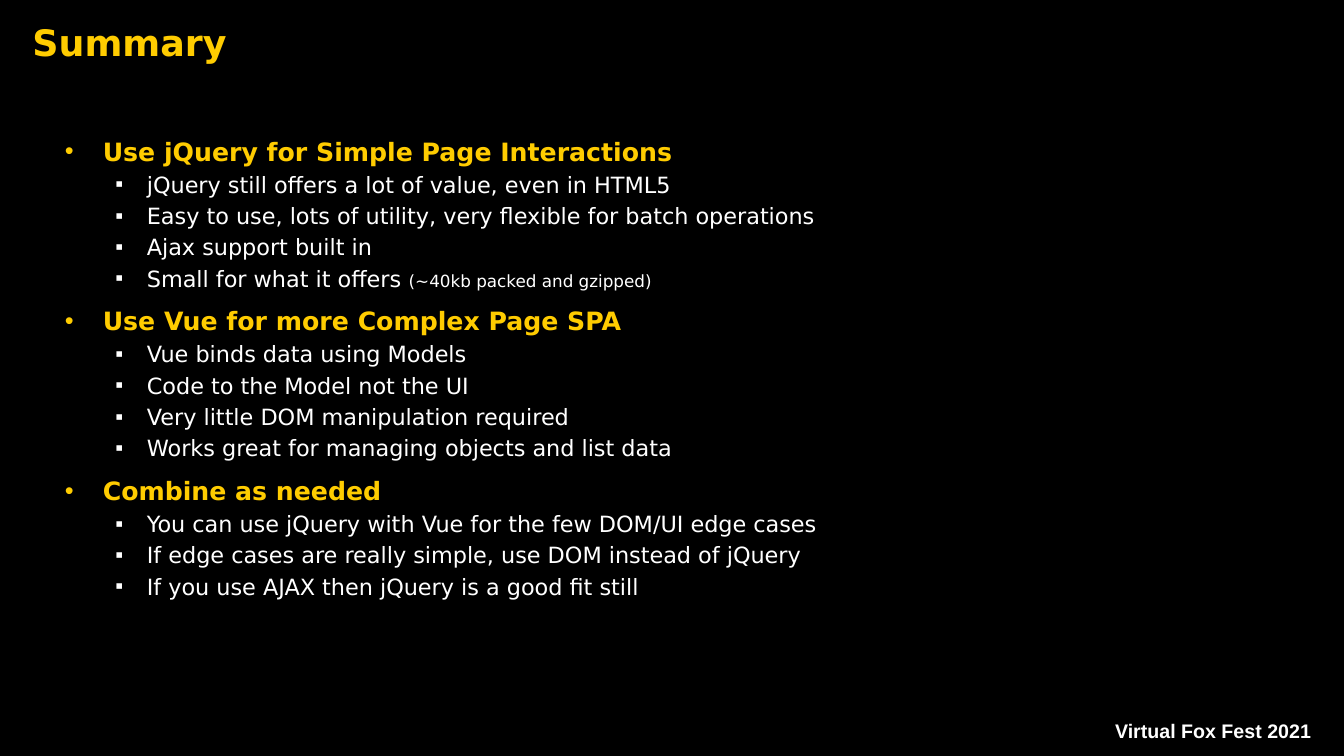
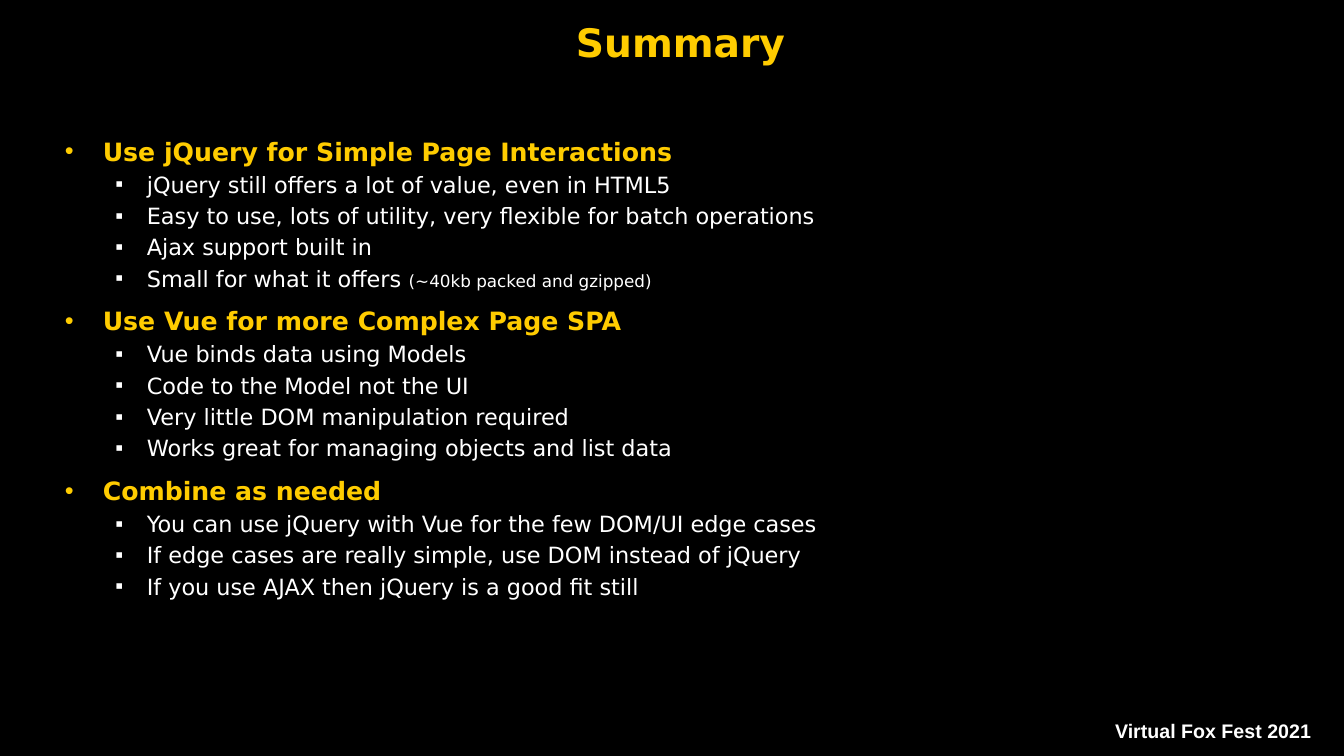
Before and after one commit to RickStrahl/VirtualFoxFest2021-FoxProRest, a slide deck: slide 9 of Documents/Strahl_FoxProREST.pptx (slide 2 before the commit). Drawn at 1344x756 pixels with LibreOffice and Linux fonts; fonts in the diff are those of the drawing; background and template pictures are left out. Boxes give left, top, right and bottom in pixels: in the first picture for what was removed or moved away, otherwise in the second. Text is boxed around its words. In the diff, an @@ line names an element or a change of style, - is before the commit and + after.

```diff
--- a/Documents/Strahl_FoxProREST.pptx
+++ b/Documents/Strahl_FoxProREST.pptx
@@ title "Summary": place and size @@
-title "Summary" at (32, 29, 226, 64)
+title "Summary" at (576, 28, 785, 66)
@@ title "Summary" at (576, 28, 785, 66): size 26 to 28 pt; alignment left to centre @@
```
Also in this commit, not shown: 7 slides added, 12 other files.
